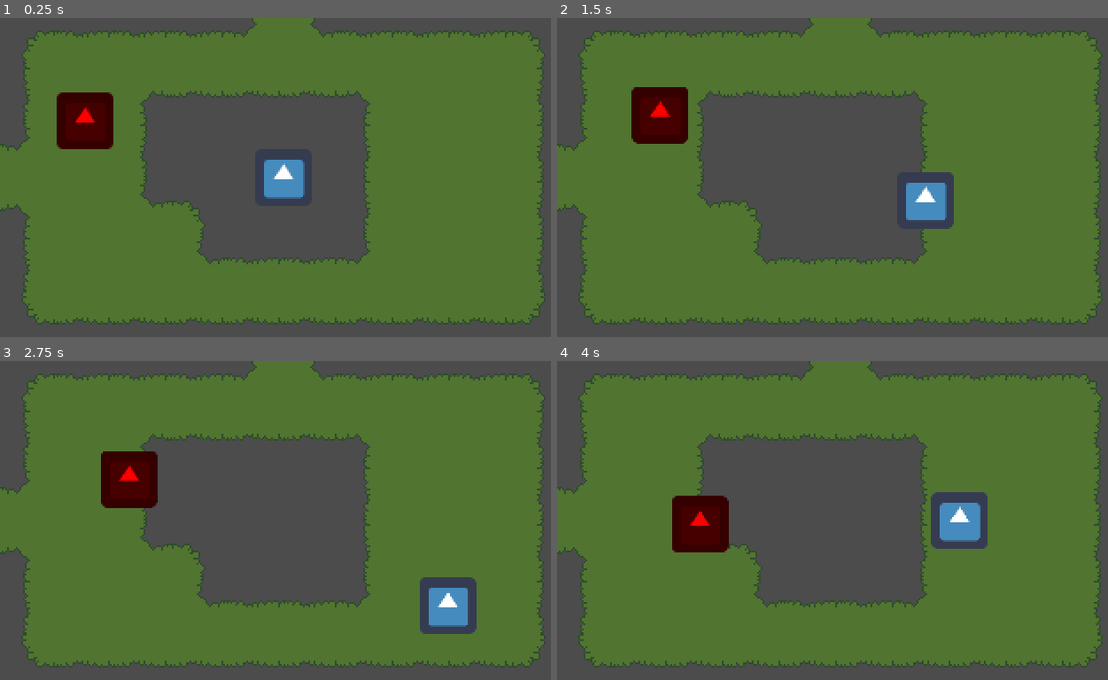
Above: before the commit, frames 1-4 (two rows, left to right).
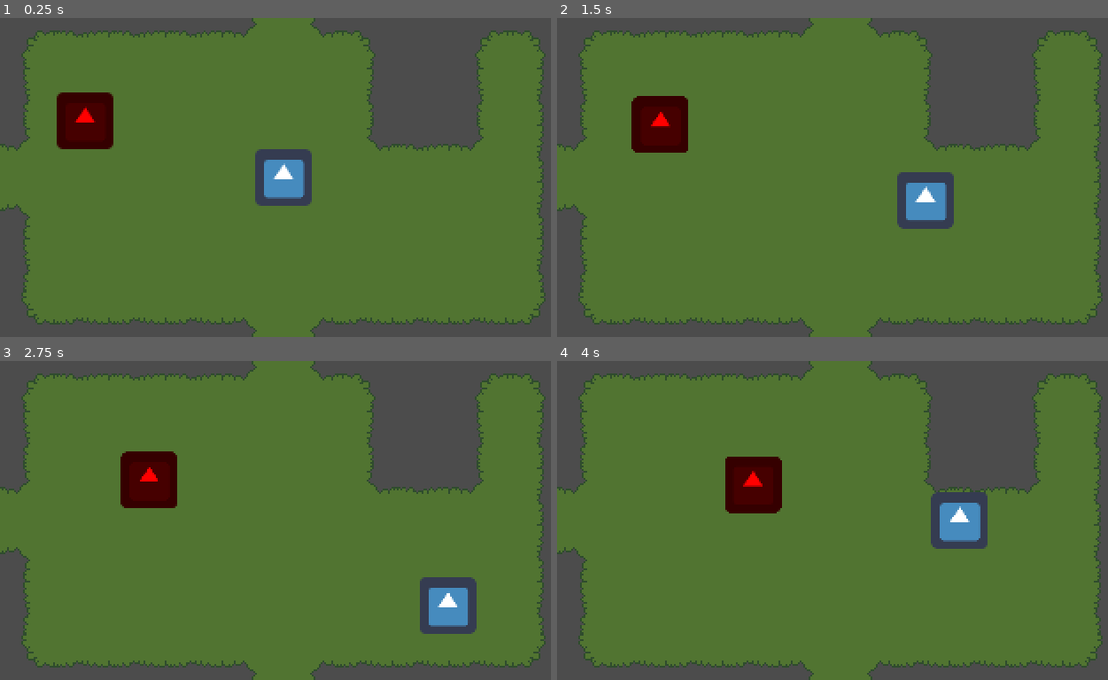
Above: after the commit, the same moments.

Repository: RolandMarchand/vyrns-epic-meal
Game: Godot game, scene res://Main.tscn
Same seed, same stepped clock (60 frames per second), same inputs: the game is played once before the commit and once after it. The engine's default icon, where the game draws it, is replaced by a stand-in: a white triangle on a blue panel in a dark square.
Inputs:
- Up to frame 1 (0.25 s): no input
- Up to frame 2 (1.5 s): tap Enter (ui_accept) at 0.5, 0.77 s; hold Right (ui_right) 0.53-1.28 s; hold Down (ui_down) from 1.28 s (still down)
- Up to frame 3 (2.75 s): tap Enter (ui_accept) at 1.52 s; release Down (ui_down) at 2.03 s; hold Right (ui_right) from 2.03 s (still down)
- Up to frame 4 (4 s): release Right (ui_right) at 2.78 s; hold Up (ui_up) 2.78-3.53 s; tap Enter (ui_accept) at 3.02, 3.77 s; hold Left (ui_left) from 3.53 s (still down)

The runs differ from the first frame. In frame 1, 26% of the frame differs, in the area x 25-93%, y 3-100%; in frame 2, 27%; in frame 3, 28%; in frame 4, 28%, in the area x 20-93%, y 3-100%.

Commit message:
Renamed grid jargon to map. Put map-based code from floor.gd into map.gd. Put the rest of the floor.gd code into a new root node, containing the rooms. Smoothed the room transition effect, no more flickering. Fixed original naming typo in README.

Diff:
--- /dev/null
+++ b/Main.gd
@@ -0,0 +1,42 @@
+extends Node
+
+var prev_room_pos: Vector2 = Map.START_CELL
+var cur_room_pos: Vector2 = Map.START_CELL
+
+onready var room_node = $Room
+
+func _ready():
+	Map.generate_map()
+	load_room(cur_room_pos)
+
+func load_room(room: Vector2) -> void:
+	var new_room = Map.rooms[room].instance()
+
+	get_current_room().queue_free()
+	room_node.call_deferred("add_child", new_room)
+
+func save_room() -> void:
+	var packed_scene = PackedScene.new()
+	var room = get_current_room()
+
+	packed_scene.pack(room)
+	Map.rooms[cur_room_pos] = packed_scene
+
+
+func change_room(nxt: Vector2) -> void:
+	var next_room_pos := nxt + cur_room_pos
+
+	save_room()
+	load_room(next_room_pos)
+
+	prev_room_pos = cur_room_pos
+	cur_room_pos = next_room_pos
+
+func get_current_room() -> Node2D:
+	if not room_node.get_children().empty():
+		return room_node.get_children()[0]
+	else:
+		assert("No room to get.")
+
+	# Never supposed to reach
+	return Node2D.new()
--- a/Main.tscn
+++ b/Main.tscn
@@ -1,3 +1,8 @@
-[gd_scene format=2]
+[gd_scene load_steps=2 format=2]
+
+[ext_resource path="res://Main.gd" type="Script" id=1]
 
 [node name="Main" type="Node"]
+script = ExtResource( 1 )
+
+[node name="Room" type="Node2D" parent="."]
--- /dev/null
+++ b/Map.gd
@@ -0,0 +1,162 @@
+extends Node
+
+enum {
+	NOT_VISITED = -1,
+	VISITED = 0b1, # 1
+	START = 0b10, # 2
+	BOSS = 0b100 # 4
+}
+
+const START_CELL := Vector2(0,0)
+
+# Keys: Integer of door flags
+# Values: Array of rooms having as many doors
+var _room_w_door_flag: Dictionary = {}
+# Keys: Vector2 of cells
+# Values: String of corresponding room's packed scene
+var rooms: Dictionary = {}
+
+var map = TileMap.new()
+
+func _ready():
+	_list_room_w_door_flag()
+
+## Returns a randomly generated map designed for map design
+## Doesn't assign other flags to cells than VISITED and START
+func generate_map() -> void:
+	# RNG
+	var rng = RandomNumberGenerator.new()
+	rng.randomize()
+
+	# Variable room count
+	var max_rooms := int(clamp(rng.randfn(16, 4), 12, 20))
+
+	# Map generation
+	_create_new_map(max_rooms)
+	_poke_holes(6)
+	_assign_rooms_to_map()
+
+	# Astar
+	Astar.setup(map)
+	_map_add_flag(Astar.get_furthest_room_from_start(), BOSS)
+
+func _create_new_map(max_rooms: int) -> void:
+	var cur_cell := Vector2.ZERO
+	var DIR = [Vector2.UP,Vector2.DOWN,Vector2.LEFT,Vector2.RIGHT]
+	var room_cnt := 1 # Including starter room
+
+	map.set_cellv(cur_cell, START | VISITED)
+
+	while room_cnt < max_rooms:
+		DIR.shuffle()
+		var new_room_cnt: int = randi() % 4 + 1
+
+		for room in range(new_room_cnt):
+			var next_room = DIR[room] + cur_cell
+
+			if map.get_cellv(next_room) == NOT_VISITED:
+				map.set_cellv(next_room, VISITED)
+				room_cnt +=1
+
+		cur_cell += DIR[0]
+
+
+# Pokes holes in the map
+func _poke_holes(tres: int) -> void:
+	for cell in map.get_used_cells():
+		if _get_neighbor_cnt(cell) > tres \
+				and not map.get_cellv(cell) & START:
+			map.set_cellv(cell, NOT_VISITED)
+
+func _assign_rooms_to_map() -> void:
+	for cell in map.get_used_cells():
+		var door_flag := _get_door_flag(find_opened_doors(cell))
+
+		# Randomizes chosen room
+		_room_w_door_flag[door_flag].shuffle()
+
+		var room_filename = _room_w_door_flag[door_flag][0]
+		var room = load(room_filename).instance()
+
+		var packed_scene = PackedScene.new()
+		packed_scene.pack(room)
+
+		rooms[cell] = packed_scene
+
+## Takes an array of Vector2
+## Returns door flags for the count of each neighbor
+func _get_door_flag(cells: Array) -> int:
+	var result := 0
+	for cell in cells:
+		match cell:
+			Vector2.UP:
+				result = result | 0b1
+			Vector2.RIGHT:
+				result = result | 0b10
+			Vector2.DOWN:
+				result = result | 0b100
+			Vector2.LEFT:
+				result = result | 0b1000
+
+	return result
+
+## Takes a cell of a map and returns an array of directions containing
+## another map.
+func find_opened_doors(cell: Vector2) -> Array:
+	var neigh: Array = []
+	for dir in [Vector2.UP,Vector2.DOWN,Vector2.LEFT,Vector2.RIGHT]:
+		if map.get_cellv(cell + dir) != -1:
+			neigh.append(dir)
+
+	return neigh
+
+## Returns an integer of neighboring tiles in a tilemap
+func _get_neighbor_cnt(cur_cell: Vector2) -> int:
+	var DIR := [-1, 0, 1]
+	var neigh_cnt := 0
+
+	for cellx in DIR:
+		for celly in DIR:
+			var test_cell := cur_cell + Vector2(cellx, celly)
+
+			if map.get_cellv(test_cell) != NOT_VISITED:
+				neigh_cnt += 1
+
+	return neigh_cnt - 1 # Minus the cell itself
+
+func _map_add_flag(cell: Vector2, flag: int) -> void:
+	if map.get_cellv(cell) & flag:
+		push_warning("Cell: " + String(cell) +
+				" has aleady flag: " + String(flag) + ".")
+
+	map.set_cellv(cell, map.get_cellv(cell) | flag)
+
+func _map_remove_flag(cell: Vector2, flag: int) -> void:
+	if map.get_cellv(cell) & flag:
+		map.set_cellv(cell, map.get_cellv(cell) - flag)
+	else:
+		push_warning("Cell: " + String(cell) +
+				" doesn't have flag: " + String(flag) + ".")
+
+## Reads all rooms in the res://Rooms/ directory to find their doors flag.
+## Writes result in _room_w_door_flag dictionary.
+func _list_room_w_door_flag() -> void:
+	var dir := Directory.new()
+	# warning-ignore:return_value_discarded
+	dir.open("res://Rooms/")
+	# warning-ignore:return_value_discarded
+	dir.list_dir_begin(true, true)
+
+	var room_filename: String = dir.get_next()
+	print(dir.get_current_dir())
+	room_filename = dir.get_current_dir() + room_filename
+
+	while room_filename.trim_prefix("res://Rooms/") != "":
+		var room_neigh_cnt: int = load(room_filename).instance().neighbors
+
+		if not _room_w_door_flag.has(room_neigh_cnt):
+			_room_w_door_flag[room_neigh_cnt] = []
+
+		_room_w_door_flag[room_neigh_cnt].append(room_filename)
+		room_filename = dir.get_next()
+		room_filename = dir.get_current_dir() + room_filename
--- a/Room.gd
+++ b/Room.gd
@@ -4,6 +4,8 @@
 
 var path
 export(int, FLAGS, "Up", "Right", "Down", "Left") var neighbors
+
+onready var main: Node = get_tree().get_root().get_node("/root/Main")
 
 func _ready():
 	$Timer.autostart = true
@@ -36,23 +38,40 @@
 func change_room(dir: int):
 	if neighbors & dir: # If room is neighboring
 		var next_room := _convert_door_flag_to_vec(dir)
-		Floor.change_room(next_room)
+		main.change_room(next_room)
+
+### Repetitive manual connection is required since the scene will emit the
+### "ready" signal at every room change, thus making it impossible to retain
+### connections across room changes, causing a flickering effect.
 
 func _on_Up_body_entered(_body):
+	$Doors/Up.disconnect("body_entered", self, "_on_Up_body_entered")
 	change_room(DOOR.UP)
 
 func _on_Right_body_entered(_body):
+	$Doors/Right.disconnect("body_entered", self, "_on_Right_body_entered")
 	change_room(DOOR.RIGHT)
 
 func _on_Down_body_entered(_body):
+	$Doors/Down.disconnect("body_entered", self, "_on_Down_body_entered")
 	change_room(DOOR.DOWN)
 
 func _on_Left_body_entered(_body):
+	$Doors/Left.disconnect("body_entered", self, "_on_Left_body_entered")
 	change_room(DOOR.LEFT)
 
+func _on_body_exited(_body):
+	if not $Doors/Up.is_connected("body_entered", self, "_on_Up_body_entered"):
+		$Doors/Up.connect("body_entered", self, "_on_Up_body_entered")
+	if not $Doors/Right.is_connected("body_entered", self, "_on_Right_body_entered"):
+		$Doors/Right.connect("body_entered", self, "_on_Right_body_entered")
+	if not $Doors/Down.is_connected("body_entered", self, "_on_Down_body_entered"):
+		$Doors/Down.connect("body_entered", self, "_on_Down_body_entered")
+	if not $Doors/Left.is_connected("body_entered", self, "_on_Left_body_entered"):
+		$Doors/Left.connect("body_entered", self, "_on_Left_body_entered")
 
-func _on_Room_tree_entered():
-	var exit_dir = Floor.prev_room - Floor.cur_room
+func _on_Room_ready():
+	var exit_dir = main.prev_room_pos - main.cur_room_pos
 
 	match exit_dir:
 		Vector2.ZERO:
--- a/Room.tscn
+++ b/Room.tscn
@@ -108,9 +108,13 @@
 [node name="LEFT" type="Position2D" parent="Spawns"]
 position = Vector2( -120, 0 )
 
-[connection signal="tree_entered" from="." to="." method="_on_Room_tree_entered"]
+[connection signal="ready" from="." to="." method="_on_Room_ready"]
 [connection signal="timeout" from="Timer" to="." method="_on_Timer_timeout"]
 [connection signal="body_entered" from="Doors/Up" to="." method="_on_Up_body_entered"]
+[connection signal="body_exited" from="Doors/Up" to="." method="_on_body_exited"]
 [connection signal="body_entered" from="Doors/Right" to="." method="_on_Right_body_entered"]
+[connection signal="body_exited" from="Doors/Right" to="." method="_on_body_exited"]
 [connection signal="body_entered" from="Doors/Down" to="." method="_on_Down_body_entered"]
+[connection signal="body_exited" from="Doors/Down" to="." method="_on_body_exited"]
 [connection signal="body_entered" from="Doors/Left" to="." method="_on_Left_body_entered"]
+[connection signal="body_exited" from="Doors/Left" to="." method="_on_body_exited"]
--- a/astar.gd
+++ b/astar.gd
@@ -22,7 +22,7 @@
 func _astar_connect_points() -> void:
 	for point in _astar.get_points():
 		var pos: Vector2 = _astar.get_point_position(point)
-		for dir in Floor.find_neighboring_cells_dir(pos):
+		for dir in Map.find_opened_doors(pos):
 			var neigh = pos + dir
 			_astar.connect_points(point, _pos_to_point[neigh])
 
@@ -36,7 +36,7 @@
 	for cell in used_cells:
 		var point = _pos_to_point[cell]
 
-		var path: PoolVector2Array = _astar.get_point_path(point, _pos_to_point[Floor.START_CELL])
+		var path: PoolVector2Array = _astar.get_point_path(point, _pos_to_point[Map.START_CELL])
 		if path.size() > furthest_path.size():
 			furthest_path = path
 
--- a/floor.gd
+++ /dev/null
@@ -1,203 +0,0 @@
-extends Node
-
-enum {
-	NOT_VISITED = -1,
-	VISITED = 0b1, # 1
-	START = 0b10, # 2
-	BOSS = 0b100 # 4
-}
-
-const START_CELL := Vector2(0,0)
-
-var _grid := TileMap.new()
-
-
-
-# Keys: Integer of doors, binary flags
-# Values: Array of rooms having as many doors
-var _room_w_door_cnt: Dictionary = {}
-# Keys: Vector2 of cells
-# Values: String of corresponding room's packed scene
-var _room_config: Dictionary = {}
-
-var prev_room: Vector2 = START_CELL
-var cur_room: Vector2 = START_CELL
-onready var main = get_tree().get_root().get_node("Main")
-
-func _ready():
-	_list_room_w_door_cnt()
-
-	_create_new_grid()
-	Astar.setup(_grid)
-	_grid_add_flag(Astar.get_furthest_room_from_start(), BOSS)
-
-	_assign_rooms_to_grid()
-
-	load_room(START_CELL)
-
-func load_room(room: Vector2):
-	for room in get_tree().get_nodes_in_group("rooms"):
-		room.queue_free()
-
-	var new_room = _room_config[room].instance()
-
-	main.call_deferred("add_child", new_room)
-
-func save_room():
-	var packed_scene = PackedScene.new()
-
-	for room in main.get_children():
-		if room.is_in_group("rooms"):
-			packed_scene.pack(room)
-			_room_config[cur_room] = packed_scene
-
-			return
-
-	assert("No room to save.")
-
-
-func change_room(nxt: Vector2) -> void:
-	var next_room := nxt + cur_room
-
-	save_room()
-	load_room(next_room)
-
-	prev_room = cur_room
-	cur_room = next_room
-
-func _assign_rooms_to_grid() -> void:
-	var tmp = _grid.get_used_cells()
-	for cell in _grid.get_used_cells():
-		var neigh_cnt := count_neighbors(find_neighboring_cells_dir(cell))
-		_room_w_door_cnt[neigh_cnt].shuffle()
-		var room_filename = _room_w_door_cnt[neigh_cnt][0]
-		var room = load(room_filename).instance()
-
-		var packed_scene = PackedScene.new()
-		packed_scene.pack(room)
-
-		_room_config[cell] = packed_scene
-
-
-## Takes an array of Vector2
-## Returns binary flags for the count of each neighbor
-func count_neighbors(cells: Array) -> int:
-	var result := 0
-	for cell in cells:
-		match cell:
-			Vector2.UP:
-				result = result | 0b1
-			Vector2.RIGHT:
-				result = result | 0b10
-			Vector2.DOWN:
-				result = result | 0b100
-			Vector2.LEFT:
-				result = result | 0b1000
-
-	return result
-
-## Takes a cell of a grid and returns an array of directions containing
-## another grid.
-func find_neighboring_cells_dir(cell: Vector2) -> Array:
-	var neigh: Array = []
-	for dir in [Vector2.UP,Vector2.DOWN,Vector2.LEFT,Vector2.RIGHT]:
-		if _grid.get_cellv(cell + dir) != -1:
-			neigh.append(dir)
-
-	return neigh
-
-
-
-## Returns a randomly generated grid designed for map design
-## Doesn't assign other flags to cells than VISITED and START
-func _create_new_grid() -> void:
-	# RNG
-	var rng = RandomNumberGenerator.new()
-	rng.randomize()
-
-	# Variable room count
-	var max_rooms := int(clamp(rng.randfn(16, 4), 12, 20))
-
-	generate_map(max_rooms)
-	poke_holes(6)
-
-func generate_map(max_rooms: int) -> void:
-	var cur_cell := Vector2.ZERO
-	var DIR = [Vector2.UP,Vector2.DOWN,Vector2.LEFT,Vector2.RIGHT]
-	var room_cnt := 1 # Including starter room
-
-	_grid.set_cellv(cur_cell, START | VISITED)
-
-	while room_cnt < max_rooms:
-		DIR.shuffle()
-		var new_room_cnt: int = randi() % 4 + 1
-
-		for room in range(new_room_cnt):
-			var next_room = DIR[room] + cur_cell
-
-			if _grid.get_cellv(next_room) == NOT_VISITED:
-				_grid.set_cellv(next_room, VISITED)
-				room_cnt +=1
-
-		cur_cell += DIR[0]
-
-
-# Pokes holes in the map
-func poke_holes(tres: int) -> void:
-	for cell in _grid.get_used_cells():
-		if get_neighbor_cnt(cell) > tres \
-				and not _grid.get_cellv(cell) & START:
-			_grid.set_cellv(cell, NOT_VISITED)
-
-## Returns an integer of neighboring tiles in a tilemap
-func get_neighbor_cnt(cur_cell: Vector2) -> int:
-	var DIR := [-1, 0, 1]
-	var neigh_cnt := 0
-
-	for cellx in DIR:
-		for celly in DIR:
-			var test_cell := cur_cell + Vector2(cellx, celly)
-
-			if _grid.get_cellv(test_cell) != NOT_VISITED:
-				neigh_cnt += 1
-
-	return neigh_cnt - 1 # Minus the cell itself
-
-func _grid_add_flag(cell: Vector2, flag: int) -> void:
-	if _grid.get_cellv(cell) & flag:
-		push_warning("Cell: " + String(cell) +
-				" has aleady flag: " + String(flag) + ".")
-
-	_grid.set_cellv(cell, _grid.get_cellv(cell) | flag)
-
-func _grid_remove_flag(cell: Vector2, flag: int) -> void:
-	if _grid.get_cellv(cell) & flag:
-		_grid.set_cellv(cell, _grid.get_cellv(cell) - flag)
-	else:
-		push_warning("Cell: " + String(cell) +
-				" doesn't have flag: " + String(flag) + ".")
-
-# # # # # # # # #
-#     Rooms     #
-# # # # # # # # #
-
-func _list_room_w_door_cnt():
-	var dir := Directory.new()
-	# warning-ignore:return_value_discarded
-	dir.open("res://Rooms/")
-	# warning-ignore:return_value_discarded
-	dir.list_dir_begin(true, true)
-
-	var room_filename: String = dir.get_next()
-	print(dir.get_current_dir())
-	room_filename = dir.get_current_dir() + room_filename
-
-	while room_filename.trim_prefix("res://Rooms/") != "":
-		var room_neigh_cnt: int = load(room_filename).instance().neighbors
-
-		if not _room_w_door_cnt.has(room_neigh_cnt):
-			_room_w_door_cnt[room_neigh_cnt] = []
-
-		_room_w_door_cnt[room_neigh_cnt].append(room_filename)
-		room_filename = dir.get_next()
-		room_filename = dir.get_current_dir() + room_filename
--- a/project.godot
+++ b/project.godot
@@ -33,9 +33,9 @@
 [autoload]
 
 Save="*res://save.gd"
-Floor="*res://floor.gd"
 CollectLexicon="*res://CollectLexicon.gd"
 Astar="*res://astar.gd"
+Map="*res://Map.gd"
 
 [display]
 
Not shown, changed: README.md
